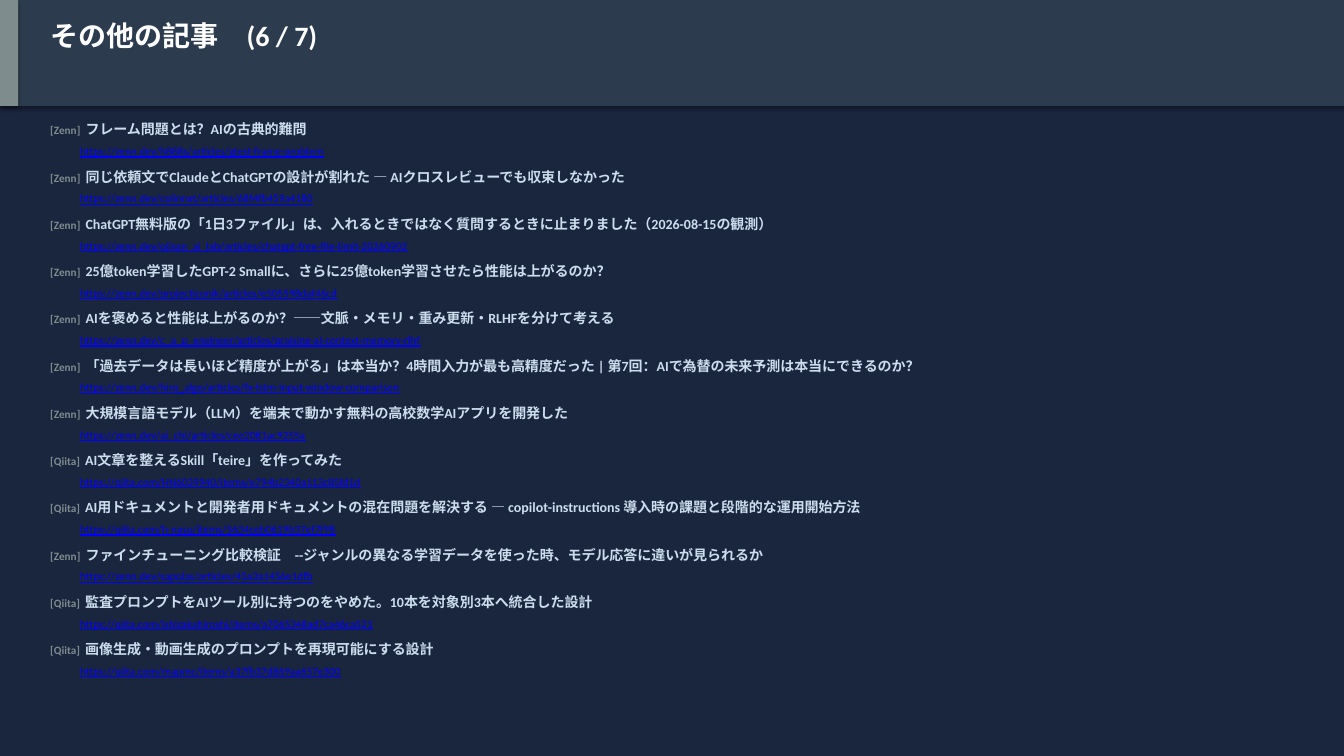
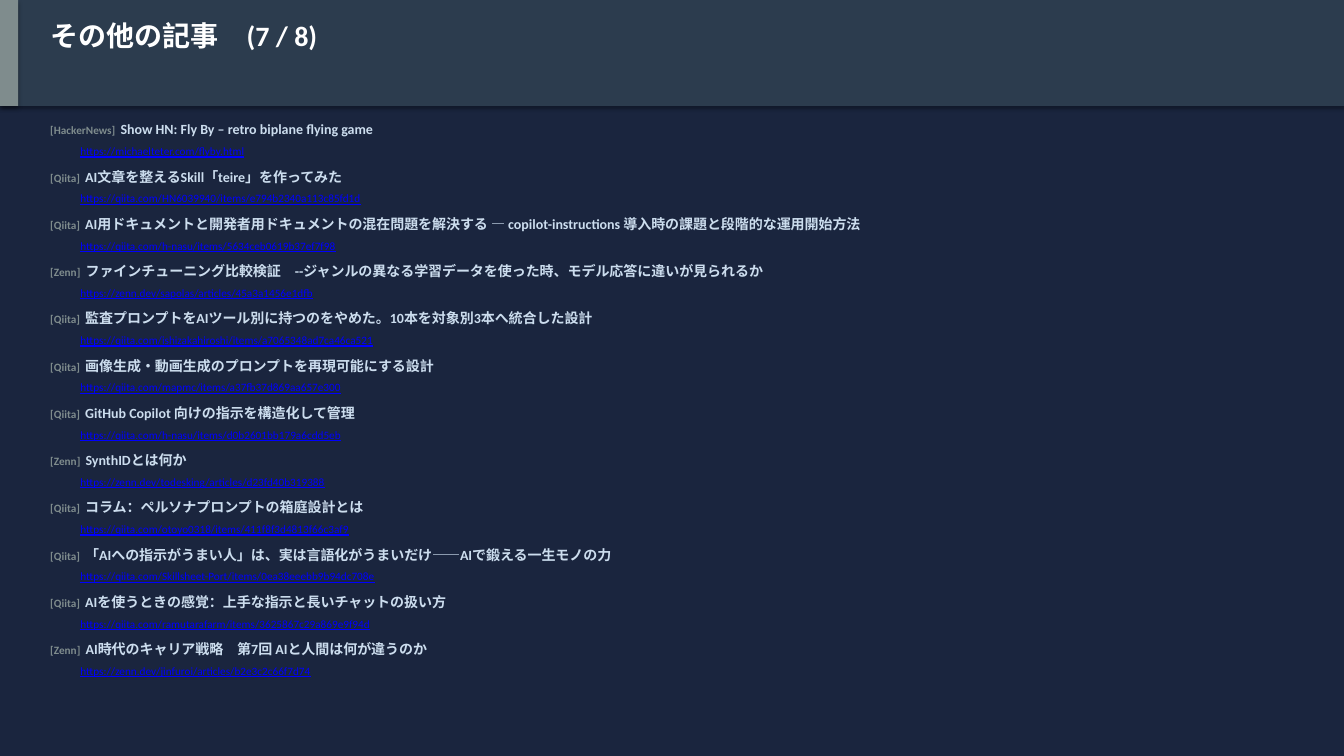
Before and after one commit to h-shoji-jws/ai-news-collector, a slide deck: slide 23 of data/2026-09-05.pptx. Drawn at 1344x756 pixels with LibreOffice and Linux fonts; fonts in the diff are those of the drawing. Boxes give left, top, right and bottom in pixels: in the first picture for what was removed or moved away, otherwise in the second. Text is boxed around its words. In the diff, an @@ line names an element or a change of style, - is before the commit and + after.

Commit message:
Add daily AI news collection: 2026-09-05

```diff
--- a/data/2026-09-05.pptx
+++ b/data/2026-09-05.pptx
@@ text at (50,22,317,50): text changed @@
-その他の記事 (6 / 7)
+その他の記事 (7 / 8)
@@ text at (50,124,373,137): text changed @@
-[Zenn] フレーム問題とは？AIの古典的難問
+[HackerNews] Show HN: Fly By – retro biplane flying game
@@ text at (80,147,244,158): text changed @@
-https://zenn.dev/h888s/articles/gtest-frame-problem
+https://michaelteter.com/flyby.html
@@ text at (50,170,342,184): text changed @@
-[Zenn] 同じ依頼文でClaudeとChatGPTの設計が割れた ― AIクロスレビューでも収束しなかった
+[Qiita] AI文章を整えるSkill「teire」を作ってみた
@@ text at (80,194,360,205): text changed @@
-https://zenn.dev/colinnxt/articles/68f4fb459a4180
+https://qiita.com/HN6039940/items/e794b2340a113c85fd1d
@@ text at (50,217,860,231): text changed @@
-[Zenn] ChatGPT無料版の「1日3ファイル」は、入れるときではなく質問するときに止まりました（2026-08-15の観測）
+[Qiita] AI用ドキュメントと開発者用ドキュメントの混在問題を解決する — copilot-instructions 導入時の課題と段階的な運用開始方法
@@ text at (50,264,763,278): text changed @@
-[Zenn] 25億token学習したGPT-2 Smallに、さらに25億token学習させたら性能は上がるのか？
+[Zenn] ファインチューニング比較検証 --ジャンルの異なる学習データを使った時、モデル応答に違いが見られるか
@@ text at (80,242,335,252): text changed @@
-https://zenn.dev/ojisan_ai_lab/articles/chatgpt-free-file-limit-20260902
+https://qiita.com/h-nasu/items/5634ceb0619b37ef7f98
@@ text at (80,289,312,299): text changed @@
-https://zenn.dev/projecticonik/articles/e505598daf46cd
+https://zenn.dev/sapolas/articles/45a3a1456e1dfb
@@ text at (50,311,592,325): text changed @@
-[Zenn] AIを褒めると性能は上がるのか？――文脈・メモリ・重み更新・RLHFを分けて考える
+[Qiita] 監査プロンプトをAIツール別に持つのをやめた。10本を対象別3本へ統合した設計
@@ text at (50,359,434,373): text changed @@
-[Zenn] 「過去データは長いほど精度が上がる」は本当か？4時間入力が最も高精度だった | 第7回：AIで為替の未来予測は本当にできるのか？
+[Qiita] 画像生成・動画生成のプロンプトを再現可能にする設計
@@ text at (80,336,372,347): text changed @@
-https://zenn.dev/c_a_p_engineer/articles/praising-ai-context-memory-rlhf
+https://qiita.com/ishizakahiroshi/items/a7065348ad7ca46ca521
@@ text at (80,383,340,394): text changed @@
-https://zenn.dev/hiro_algo/articles/fx-lstm-input-window-comparison
+https://qiita.com/mapmc/items/a37fb37d869aa657e300
@@ text at (50,406,355,420): text changed @@
-[Zenn] 大規模言語モデル（LLM）を端末で動かす無料の高校数学AIアプリを開発した
+[Qiita] GitHub Copilot 向けの指示を構造化して管理
@@ text at (80,431,340,441): text changed @@
-https://zenn.dev/ai_chi/articles/cee2081ac9255a
+https://qiita.com/h-nasu/items/d0b2601bb179a6cdd5eb
@@ text at (50,453,187,467): text changed @@
-[Qiita] AI文章を整えるSkill「teire」を作ってみた
+[Zenn] SynthIDとは何か
@@ text at (80,478,324,488): text changed @@
-https://qiita.com/HN6039940/items/e794b2340a113c85fd1d
+https://zenn.dev/todesking/articles/d23fd40b319388
@@ text at (50,500,363,514): text changed @@
-[Qiita] AI用ドキュメントと開発者用ドキュメントの混在問題を解決する — copilot-instructions 導入時の課題と段階的な運用開始方法
+[Qiita] コラム：ペルソナプロンプトの箱庭設計とは
@@ text at (80,525,348,536): text changed @@
-https://qiita.com/h-nasu/items/5634ceb0619b37ef7f98
+https://qiita.com/otoyo0318/items/411f8f3d4813f66c3af9
@@ text at (50,548,611,562): text changed @@
-[Zenn] ファインチューニング比較検証 --ジャンルの異なる学習データを使った時、モデル応答に違いが見られるか
+[Qiita] 「AIへの指示がうまい人」は、実は言語化がうまいだけ——AIで鍛える一生モノの力
@@ text at (50,595,446,609): text changed @@
-[Qiita] 監査プロンプトをAIツール別に持つのをやめた。10本を対象別3本へ統合した設計
+[Qiita] AIを使うときの感覚：上手な指示と長いチャットの扱い方
@@ text at (80,572,374,583): text changed @@
-https://zenn.dev/sapolas/articles/45a3a1456e1dfb
+https://qiita.com/Skillsheet-Port/items/0ea38eeebb9b94dc708e
@@ text at (80,620,369,630): text changed @@
-https://qiita.com/ishizakahiroshi/items/a7065348ad7ca46ca521
+https://qiita.com/ramutarafarm/items/3625867c29a869e9f94d
@@ text at (50,642,427,656): text changed @@
-[Qiita] 画像生成・動画生成のプロンプトを再現可能にする設計
+[Zenn] AI時代のキャリア戦略 第7回 AIと人間は何が違うのか
@@ text at (80,667,310,677): text changed @@
-https://qiita.com/mapmc/items/a37fb37d869aa657e300
+https://zenn.dev/jinfuroi/articles/b2e3c2c66f7d74
```
Also in this commit, not shown: 22 other slides changed, 1 slide added, 1 slide removed, 1 other file.
